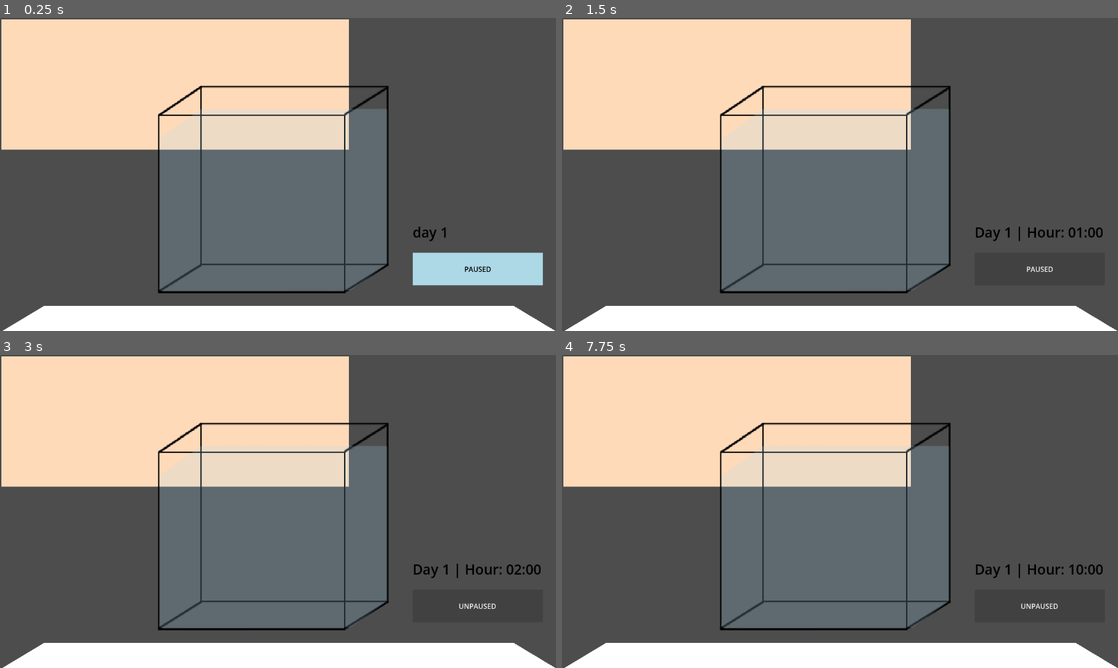
Above: before the commit, frames 1-4 (two rows, left to right).
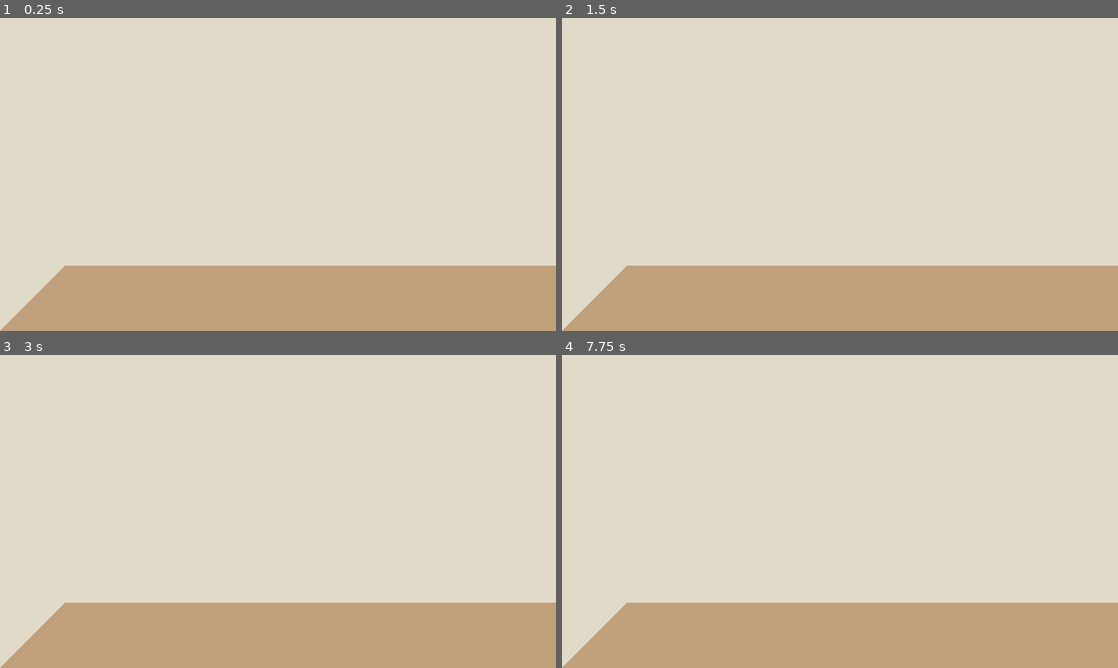
Above: after the commit, the same moments.

Repository: jac192133/Ecobana
Game: Godot game, scene res://scenes/RoomScene.tscn
Same seed, same stepped clock (60 frames per second), same inputs: the game is played once before the commit and once after it.
Inputs (mouse positions are in pixels of both pictures, inside the frame that each line leads up to):
- Up to frame 1 (0.25 s): no input
- Up to frame 2 (1.5 s): click (1040, 268) at 0.5 s, where only the run before the commit has a clickable "PAUSED"; click (1040, 268) at 1.25 s, where only the run before the commit has a clickable "UNPAUSED"
- Up to frame 3 (3 s): tap Enter at 2 s; tap Space (pause_toggle) at 2.75 s
- Up to frame 4 (7.75 s): tap Enter at 3.5, 6.5 s; tap Space (pause_toggle) at 5.75, 7.25 s

The runs differ from the first frame. In frame 1, 96% of the frame differs, in the area x 0-100%, y 0-100%; in frame 2, 96%; in frame 3, 96%; in frame 4, 96%.

Commit message:
big rect rethink phase 1,  room

Diff:
--- a/godotecobana/scenes/RoomScene.tscn
+++ b/godotecobana/scenes/RoomScene.tscn
@@ -1,35 +1,31 @@
-[gd_scene load_steps=10 format=3 uid="uid://enjmj0ap4g8g"]
+[gd_scene load_steps=4 format=3 uid="uid://enjmj0ap4g8g"]
 
-[ext_resource type="Shader" path="res://shaders/wall_shader.gdshader" id="3_rndrm"]
-[ext_resource type="Texture2D" uid="uid://cv2pyir3wuadn" path="res://assets/tank.png" id="4_vtdbg"]
-[ext_resource type="Texture2D" uid="uid://cmwfw2bvbrch2" path="res://assets/water.png" id="5_6y8bk"]
-[ext_resource type="Shader" path="res://shaders/water_shader.gdshader" id="5_ars8m"]
 [ext_resource type="Script" path="res://scenes/time_manager.gd" id="7_pvwk2"]
 [ext_resource type="Script" path="res://scenes/pause_toggle_button.gd" id="8_halce"]
 [ext_resource type="Script" path="res://scenes/calender_label.gd" id="8_yqss7"]
-
-[sub_resource type="ShaderMaterial" id="ShaderMaterial_dhxkg"]
-shader = ExtResource("3_rndrm")
-
-[sub_resource type="ShaderMaterial" id="ShaderMaterial_b8m4u"]
-shader = ExtResource("5_ars8m")
-shader_parameter/transparency = 0.0
-shader_parameter/water_texture = ExtResource("5_6y8bk")
 
 [node name="RoomScene" type="Node2D"]
 texture_filter = 1
 texture_repeat = 1
 
-[node name="TimeManager" type="Node" parent="."]
-script = ExtResource("7_pvwk2")
-
 [node name="Control" type="Control" parent="."]
+visible = false
 layout_mode = 3
 anchor_right = 1.0
 anchor_bottom = 1.0
 grow_horizontal = 2
 grow_vertical = 2
 script = ExtResource("7_pvwk2")
+
+[node name="TimeManager" type="Node" parent="Control"]
+script = ExtResource("7_pvwk2")
+
+[node name="PauseToggleButton" type="Button" parent="Control"]
+offset_left = 950.0
+offset_top = 540.0
+offset_right = 1250.0
+offset_bottom = 615.0
+script = ExtResource("8_halce")
 
 [node name="CalenderLabel" type="Label" parent="Control"]
 z_index = 1
@@ -43,34 +39,38 @@
 text = "day 1"
 script = ExtResource("8_yqss7")
 
-[node name="Wall" type="Polygon2D" parent="Control"]
-material = SubResource("ShaderMaterial_dhxkg")
-position = Vector2(403, 303)
-color = Color(1, 0.854902, 0.72549, 1)
-polygon = PackedVector2Array(-400, -300, 400, -300, 400, 0, -400, 0)
+[node name="Room" type="Node2D" parent="."]
+position = Vector2(150, -150)
 
-[node name="Table" type="Polygon2D" parent="Control"]
-position = Vector2(642, 362)
-polygon = PackedVector2Array(-640, 360, 640, 360, 540, 300, -540, 300)
+[node name="MainWall" type="Polygon2D" parent="Room"]
+z_index = -1
+color = Color(0.890196, 0.854902, 0.788235, 1)
+polygon = PackedVector2Array(0, 0, 1280, 0, 1280, 720, 0, 720)
 
-[node name="PauseToggleButton" type="Button" parent="."]
-offset_left = 950.0
-offset_top = 540.0
-offset_right = 1250.0
-offset_bottom = 615.0
-script = ExtResource("8_halce")
+[node name="FrontWall" type="Polygon2D" parent="Room"]
+visible = false
+z_index = 2
+position = Vector2(-300, 300)
+color = Color(0.0745098, 0.854902, 0.788235, 1)
+polygon = PackedVector2Array(0, 0, 1280, 0, 1280, 720, 0, 720)
 
-[node name="Tank" type="Sprite2D" parent="."]
-z_index = 1
-position = Vector2(656, 437)
-scale = Vector2(1.56255, 1.61625)
-texture = ExtResource("4_vtdbg")
+[node name="Floor" type="Polygon2D" parent="Room"]
+color = Color(0.760784, 0.627451, 0.490196, 1)
+polygon = PackedVector2Array(0, 720, 1280, 720, 980, 1020, -300, 1020)
 
-[node name="Water" type="Sprite2D" parent="Tank"]
-z_index = 3
-material = SubResource("ShaderMaterial_b8m4u")
-position = Vector2(-19.1368, -12.5452)
-scale = Vector2(0.199657, 0.182897)
-texture = ExtResource("5_6y8bk")
+[node name="Ceiling" type="Polygon2D" parent="Room"]
+visible = false
+z_index = 2
+color = Color(0.760784, 0.054902, 0.490196, 1)
+polygon = PackedVector2Array(0, 0, 1280, 0, 980, 300, -300, 300)
 
-[connection signal="time_updated" from="TimeManager" to="Control/CalenderLabel" method="_on_time_manager_time_updated"]
+[node name="LeftWall" type="Polygon2D" parent="Room"]
+color = Color(0.890196, 0.854902, 0.788235, 1)
+polygon = PackedVector2Array(0, 0, -300, 300, -300, 1020, 0, 720)
+
+[node name="RightWall" type="Polygon2D" parent="Room"]
+visible = false
+color = Color(0.00784314, 0.854902, 0.027451, 1)
+polygon = PackedVector2Array(1280, 0, 980, 300, 980, 1020, 1280, 720)
+
+[connection signal="time_updated" from="Control/TimeManager" to="Control/CalenderLabel" method="_on_time_manager_time_updated"]
